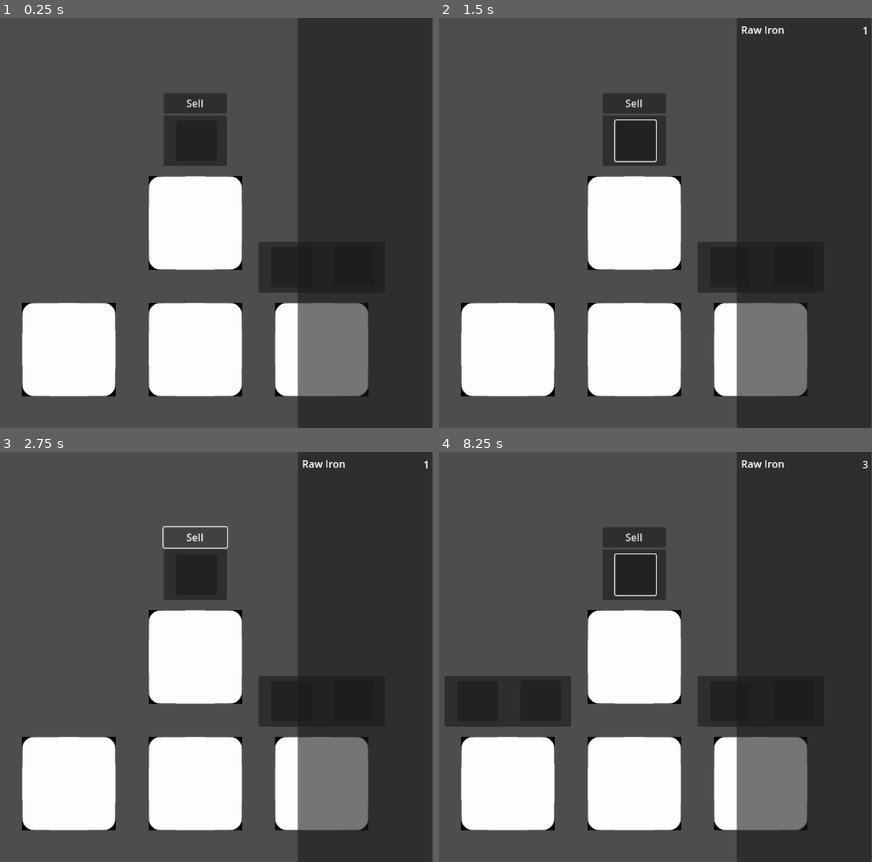
Above: before the commit, frames 1-4 (two rows, left to right).
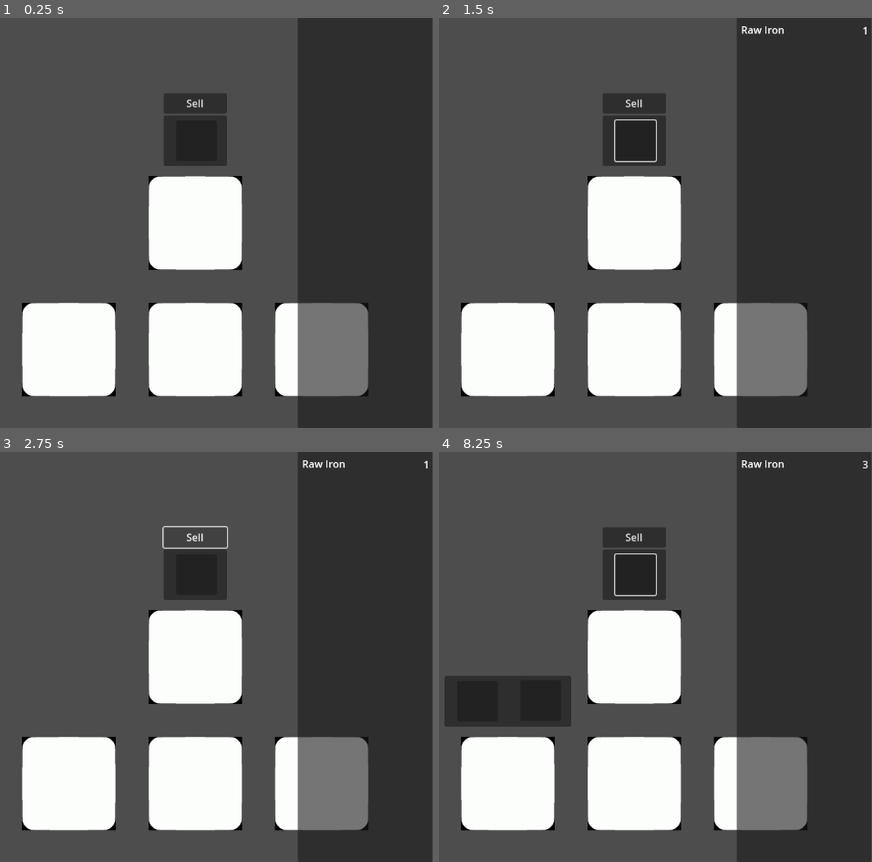
Above: after the commit, the same moments.

Repository: ManechLepage/GodotWild-Jam68
Game: Godot game, scene res://Scenes/node_2d.tscn
The game is run twice, just before and just after one commit, with the same random seed, the same clock (stepped at 60 frames per second) and the same inputs.
Inputs (mouse positions are in pixels of both pictures, inside the frame that each line leads up to):
- Up to frame 1 (0.25 s): no input
- Up to frame 2 (1.5 s): click (633, 141) at 0.52 s; click (794, 268) at 1.27 s
- Up to frame 3 (2.75 s): click "Sell" at 2 s
- Up to frame 4 (8.25 s): click "Sell" at 2.75 s; click (633, 575) at 3.52 s; click (794, 702) at 4.27 s; click "Sell" at 5 s; click (633, 575) at 5.77 s; click (794, 702) at 6.52 s; tap Enter at 7.25 s; move the mouse to (633, 657) at 7.27 s; click (633, 657) at 7.42 s; tap Space at 8 s; move the mouse to (508, 784) at 8.02 s; click (508, 784) at 8.17 s

The runs differ from the first frame. In frame 1, 1.1% of the frame differs, in the area x 59-69%, y 54-68%; in frame 2, 1.1%; in frame 3, 1.1%; in frame 4, 1.1%.

Commit message:
Salamalekumsala

Diff:
--- a/Godot Wild-jam 68/Resources/Items/Mat/RawMinerals/Diamond.tres
+++ b/Godot Wild-jam 68/Resources/Items/Mat/RawMinerals/Diamond.tres
@@ -4,7 +4,7 @@
 
 [resource]
 script = ExtResource("1_2r80u")
-id = 1
+ID = 5
 name = "Diamond"
-can_generate = true
-generate_cooldown = 30.0
+type = 0
+price = 0
--- a/Godot Wild-jam 68/Resources/Items/Mat/RawMinerals/Platinum.tres
+++ b/Godot Wild-jam 68/Resources/Items/Mat/RawMinerals/Platinum.tres
@@ -4,5 +4,7 @@
 
 [resource]
 script = ExtResource("1_74q3a")
+ID = 6
 name = "Iron"
+type = 0
 price = 0
--- a/Godot Wild-jam 68/Resources/Items/Mat/RawMinerals/RawCobalt.tres
+++ b/Godot Wild-jam 68/Resources/Items/Mat/RawMinerals/RawCobalt.tres
@@ -5,6 +5,8 @@
 
 [resource]
 script = ExtResource("2_0b5gi")
+ID = 3
 name = "Raw Cobalt"
+type = 0
+smelted_item = ExtResource("2_b4cvl")
 price = 0
-smelted_item = ExtResource("2_b4cvl")
--- a/Godot Wild-jam 68/Resources/Items/Mat/RawMinerals/RawGold.tres
+++ b/Godot Wild-jam 68/Resources/Items/Mat/RawMinerals/RawGold.tres
@@ -5,6 +5,8 @@
 
 [resource]
 script = ExtResource("2_covph")
+ID = 4
 name = "Raw Gold"
+type = 0
+smelted_item = ExtResource("2_slw5s")
 price = 0
-smelted_item = ExtResource("2_slw5s")
--- a/Godot Wild-jam 68/Resources/Items/Mat/RawMinerals/RawIron.tres
+++ b/Godot Wild-jam 68/Resources/Items/Mat/RawMinerals/RawIron.tres
@@ -5,6 +5,8 @@
 
 [resource]
 script = ExtResource("2_nwbth")
+ID = 1
 name = "Raw Iron"
+type = 0
+smelted_item = ExtResource("2_qahi4")
 price = 0
-smelted_item = ExtResource("2_qahi4")
--- a/Godot Wild-jam 68/Resources/Items/Mat/RawMinerals/RawTin.tres
+++ b/Godot Wild-jam 68/Resources/Items/Mat/RawMinerals/RawTin.tres
@@ -5,6 +5,8 @@
 
 [resource]
 script = ExtResource("2_wt15o")
+ID = 2
 name = "Raw Tin"
+type = 0
+smelted_item = ExtResource("2_n1yyx")
 price = 0
-smelted_item = ExtResource("2_n1yyx")
--- a/Godot Wild-jam 68/Resources/Items/Mat/Smelted/Cobalt.tres
+++ b/Godot Wild-jam 68/Resources/Items/Mat/Smelted/Cobalt.tres
@@ -4,5 +4,7 @@
 
 [resource]
 script = ExtResource("1_daf0q")
-name = "Iron"
+ID = 103
+name = "Cobalt"
+type = 0
 price = 0
--- a/Godot Wild-jam 68/Resources/Items/Mat/Smelted/Gold.tres
+++ b/Godot Wild-jam 68/Resources/Items/Mat/Smelted/Gold.tres
@@ -4,5 +4,7 @@
 
 [resource]
 script = ExtResource("1_e5lq5")
-name = "Iron"
+ID = 104
+name = "Gold"
+type = 0
 price = 0
--- a/Godot Wild-jam 68/Resources/Items/Mat/Smelted/Iron.tres
+++ b/Godot Wild-jam 68/Resources/Items/Mat/Smelted/Iron.tres
@@ -4,5 +4,7 @@
 
 [resource]
 script = ExtResource("1_fgces")
-name = "Gold"
+ID = 101
+name = "Iron"
+type = 0
 price = 0
--- a/Godot Wild-jam 68/Resources/Items/Mat/Smelted/Tin.tres
+++ b/Godot Wild-jam 68/Resources/Items/Mat/Smelted/Tin.tres
@@ -4,5 +4,7 @@
 
 [resource]
 script = ExtResource("1_qwb2r")
-name = "Iron"
+ID = 102
+name = "Tin"
+type = 0
 price = 0
--- a/Godot Wild-jam 68/Scenes/Spaceship/Forge.tscn
+++ b/Godot Wild-jam 68/Scenes/Spaceship/Forge.tscn
@@ -1,6 +1,7 @@
-[gd_scene load_steps=3 format=3 uid="uid://dl322dbt6e1q7"]
+[gd_scene load_steps=4 format=3 uid="uid://dl322dbt6e1q7"]
 
 [ext_resource type="PackedScene" uid="uid://b18x7uwk4vpmy" path="res://Scenes/Spaceship/spaceship_section.tscn" id="1_hr68y"]
+[ext_resource type="Script" path="res://Scripts/Spaceship/ForgeComponent.gd" id="2_elvxe"]
 
 [sub_resource type="RectangleShape2D" id="RectangleShape2D_bdrhe"]
 size = Vector2(148, 148)
@@ -37,3 +38,11 @@
 offset_top = 7.0
 offset_right = 184.0
 offset_bottom = 71.0
+
+[node name="ForgeComponent" type="Node" parent="." index="2"]
+script = ExtResource("2_elvxe")
+
+[node name="Timer" type="Timer" parent="ForgeComponent" index="0"]
+
+[connection signal="input_event" from="Area2D" to="ForgeComponent" method="_on_area_2d_input_event"]
+[connection signal="timeout" from="ForgeComponent/Timer" to="ForgeComponent" method="_on_timer_timeout"]
--- a/Godot Wild-jam 68/Scenes/Spaceship/Smelter.tscn
+++ b/Godot Wild-jam 68/Scenes/Spaceship/Smelter.tscn
@@ -19,6 +19,7 @@
 shape = SubResource("RectangleShape2D_bdrhe")
 
 [node name="Panel" type="Panel" parent="." index="1"]
+visible = false
 anchors_preset = 5
 anchor_left = 0.5
 anchor_right = 0.5
--- a/Godot Wild-jam 68/Scenes/node_2d.tscn
+++ b/Godot Wild-jam 68/Scenes/node_2d.tscn
@@ -10,6 +10,7 @@
 unique_name_in_owner = true
 position = Vector2(-200, 0)
 script = ExtResource("1_kbkme")
+item_list = Array[Resource("res://Scripts/Items/Item.gd")]([null, null, null, null, null, null, null, null, null, null])
 
 [node name="InventoryPanel" type="Panel" parent="." groups=["Inventory"]]
 anchors_preset = -1
--- a/Godot Wild-jam 68/Scripts/Inventory/Inventory.gd
+++ b/Godot Wild-jam 68/Scripts/Inventory/Inventory.gd
@@ -1,3 +1,15 @@
 extends Node
 
 var items = {}
+
+var all_products: Array[Item] = []
+
+func load_all_items(item_list: Array[Item]):
+	all_products = item_list
+
+func load_products_from_tier(tier: int):
+	var products = []
+	for i in all_products:
+		if i.forge_tier == tier:
+			products.append(i)
+	return products
--- a/Godot Wild-jam 68/Scripts/Inventory/InventoryPanel.gd
+++ b/Godot Wild-jam 68/Scripts/Inventory/InventoryPanel.gd
@@ -5,7 +5,6 @@
 
 func _ready():
 	pass
-
 
 func _process(delta):
 	pass
--- a/Godot Wild-jam 68/Scripts/Items/Item.gd
+++ b/Godot Wild-jam 68/Scripts/Items/Item.gd
@@ -8,9 +8,14 @@
 	Product,
 }
 
+@export var ID: int
 @export var name: String = ""
-@export var price: int = 0
+@export var icon: Texture2D
+
+@export var type: ItemType
 
 @export var smelted_item: Item
 
-@export var icon: Texture2D
+@export var price: int = 0
+@export var forge_tier: int = 1
+@export var craft: Array[Item] = []
--- a/Godot Wild-jam 68/Scripts/Spaceship/ForgeComponent.gd
+++ b/Godot Wild-jam 68/Scripts/Spaceship/ForgeComponent.gd
@@ -1,10 +1,45 @@
 extends Node
 
-@export var forge_tier = 0
+var forge_cooldown: Array[int] = [5, 10, 15]
+@export var forge_tier = 1
+
+var is_forging = false
+var is_choosing = false
+
+var forging: Item
+
+@onready var panel = $"../Panel"
+@onready var timer = $Timer
 
 func _ready():
-	pass
+	timer.wait_time = forge_cooldown[forge_tier - 1]
 
+func _on_area_2d_input_event(viewport, event, shape_idx):
+	if event is InputEventMouseButton:
+		if event.pressed and event.button_index == MOUSE_BUTTON_LEFT:
+			start_choosing()
 
-func _process(delta):
-	pass
+func start_choosing():
+	panel.visible = true
+	is_choosing = true
+	is_forging = false
+
+	timer.stop()
+
+	# TODO
+
+func _on_timer_timeout():
+	var parent = get_parent()
+	parent.add_item(forging)
+	for item in forging.craft:
+		parent.remove_item(item)
+
+	var f_string = "Forging %s..."
+	print(f_string % forging.name)
+
+func activate_smeltor():
+	is_choosing = false
+	is_forging = true
+	panel.visible = false
+
+	timer.start()
--- a/Godot Wild-jam 68/Scripts/Spaceship/SmelterComponent.gd
+++ b/Godot Wild-jam 68/Scripts/Spaceship/SmelterComponent.gd
@@ -1,6 +1,6 @@
 extends Node
 
-var smelter_tier: int
+var smelter_tier: int = 1
 var smelting: Smeltor
 
 @export var cooldown: float = 4.0
@@ -38,7 +38,21 @@
 	panel.visible = true
 	is_choosing = true
 	is_smelting = false
+
 	timer.stop()
+
+	if not Inventory.items.has(smeltor_list[(smelter_tier - 1) * 2]):
+		button1.disabled = true
+	else:
+		button1.disabled = false
+
+	if not Inventory.items.has(smeltor_list[((smelter_tier - 1) * 2) + 1]):
+		button2.disabled = true
+	else:
+		button2.disabled = false
+
+	button1.icon = smeltor_list[(smelter_tier - 1) * 2].icon
+	button2.icon = smeltor_list[((smelter_tier - 1) * 2) + 1].icon
 
 func _on_button_pressed1():
 	smelting = (smelter_tier - 1) * 2
@@ -50,9 +64,18 @@
 
 func _on_timer_timeout():
 	var parent = get_parent()
-	parent.add_item(smeltor_list[smelting].generated_item)
+	var item = smeltor_list[smelting]
+	parent.add_item(item.smelted_item)
+	parent.remove_item(item)
+
+	var f_string = "Smelting %s into %s..."
+	print(f_string % [item.name, item.smelted_item.name])
+
+	timer.stop() # Make it automatic or not?
 
 func activate_smeltor():
 	is_choosing = false
 	is_smelting = true
+	panel.visible = false
+
 	timer.start()
--- a/Godot Wild-jam 68/Scripts/Spaceship/SpaceshipManager.gd
+++ b/Godot Wild-jam 68/Scripts/Spaceship/SpaceshipManager.gd
@@ -1,4 +1,6 @@
 extends Node2D
+
+@export var item_list: Array[Item] = []
 
 var section_list = []
 
@@ -8,6 +10,7 @@
 const FORGE = preload("res://Scenes/Spaceship/Forge.tscn")
 
 func _ready():
+	Inventory.load_all_items(item_list)
 	for i in range(5):
 		var row = []
 		for j in range(5):
--- a/Godot Wild-jam 68/Scripts/Spaceship/SpaceshipSection.gd
+++ b/Godot Wild-jam 68/Scripts/Spaceship/SpaceshipSection.gd
@@ -31,7 +31,7 @@
 		var value = Inventory.items[item]
 		value -= 1
 		if value <= 0:
-			Inventory.erase(item)
+			Inventory.items.erase(item)
 		else:
 			Inventory.items[item] = value
 	inventory_panel.update_inventory_panel()
